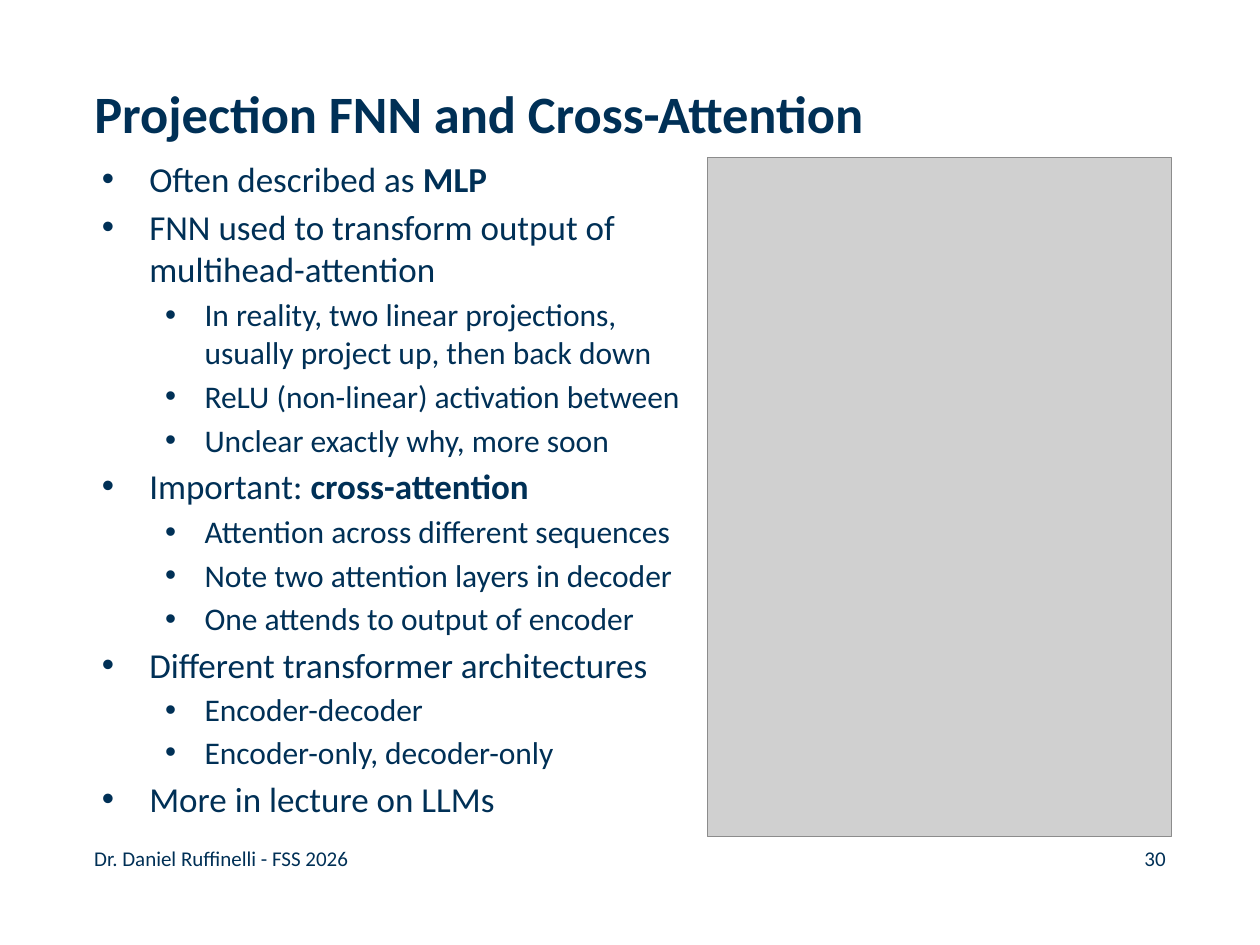
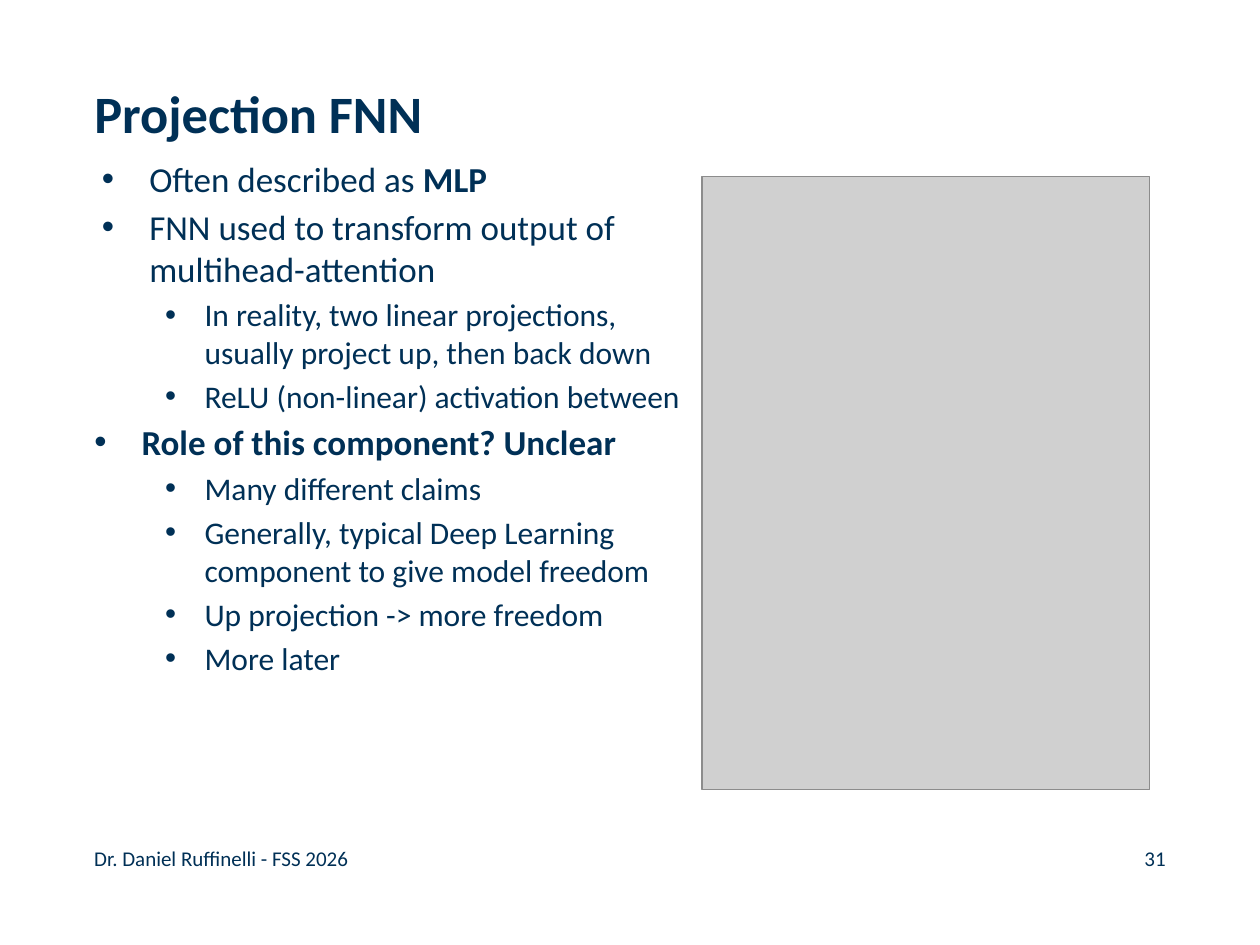
Before and after one commit to rufex2001/teaching_llms, a slide deck: slide 31 of lectures/04_transformers/04_transformers.pptx (slide 30 before the commit). Drawn at 1260x945 pixels with LibreOffice and Linux fonts; fonts in the diff are those of the drawing; grey boxes stand for pictures; background and template pictures are left out. Boxes give left, top, right and bottom in pixels: in the first picture for what was removed or moved away, otherwise in the second. Text is boxed around its words. In the diff, an @@ line names an element or a change of style, - is before the commit and + after.

Commit message:
added images to transformer lecture

```diff
--- a/lectures/04_transformers/04_transformers.pptx
+++ b/lectures/04_transformers/04_transformers.pptx
@@ title at [94, 96, 422, 142]: text changed @@
-Projection FNN and Cross-Attention
+Projection FNN
@@ picture: place and size @@
-picture at [707, 158, 1171, 837]
+picture at [702, 176, 1149, 789]
@@ text at [142, 430, 649, 671]: text changed @@
-  • Unclear exactly why, more soon
-• Important: cross-attention
-  • Attention across different sequences
-  • Note two attention layers in decoder
-  • One attends to output of encoder
-• Different transformer architectures
-  • Encoder-decoder
-  • Encoder-only, decoder-only
-• More in lecture on LLMs
+• Role of this component? Unclear
+  • Many different claims
+  • Generally, typical Deep Learning component to give model freedom
+  • Up projection -> more freedom
+  • More later
@@ page number at [1144, 852, 1165, 866]: text changed @@
-30
+31
```
Also in this commit, not shown: 1 other slide changed, 3 slides added, 4 other files.
